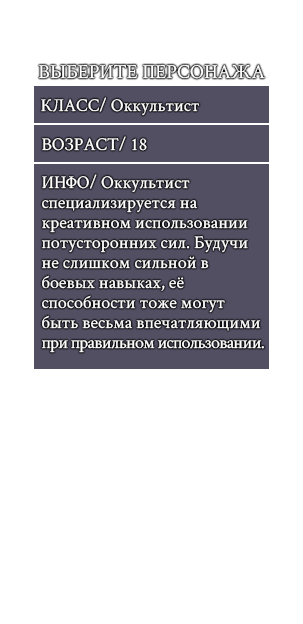
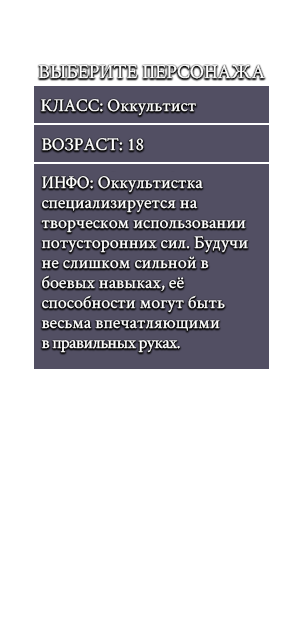
Layered file, before and after one edit (303×624). Changes by layer:
renamed "ИНФО/ Оккультист специализируется на креативном использовании п" to "ИНФО: Оккультистка специализируется на творческом использовании", painted on it over (41, 174, 264, 353)
renamed "ВОЗРАСТ/ 18" to "ВОЗРАСТ: 18", painted on it over (42, 136, 147, 151)
renamed "КЛАСС/ Оккультист" to "КЛАСС: Оккультист", painted on it over (41, 97, 200, 116)
